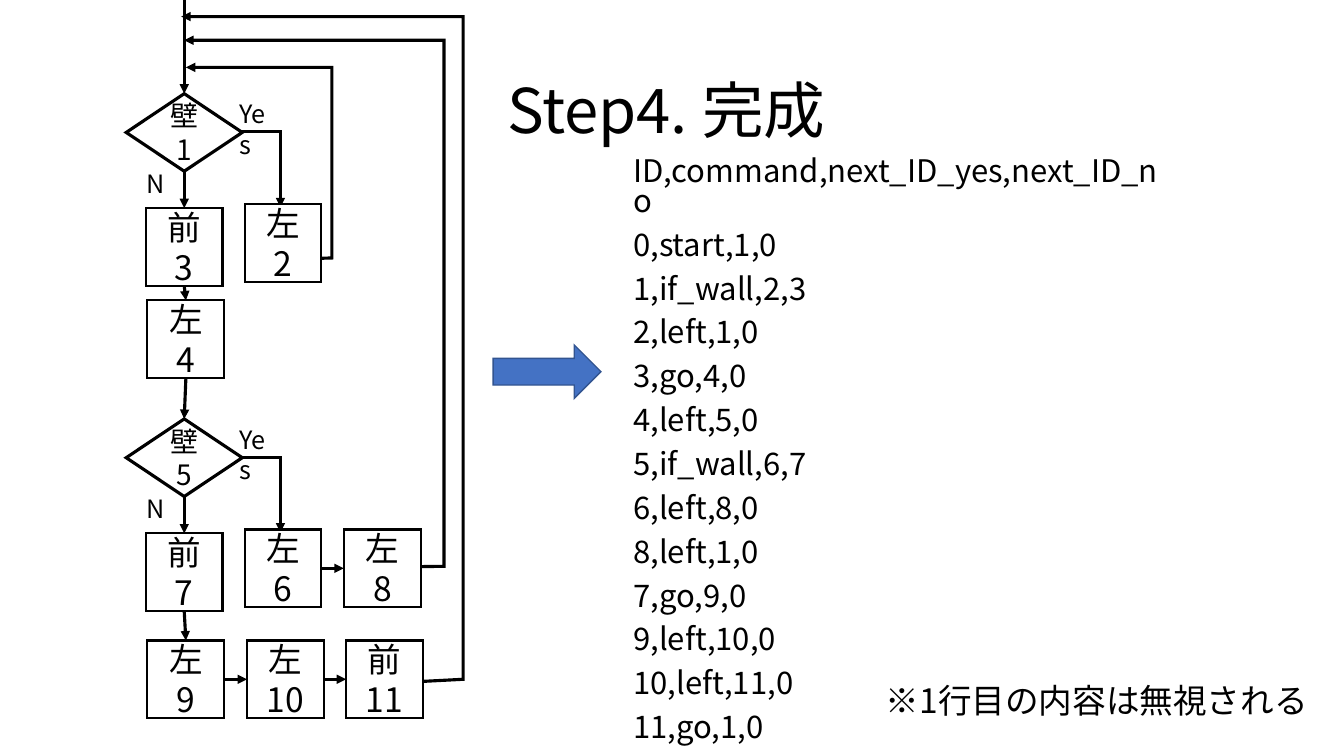
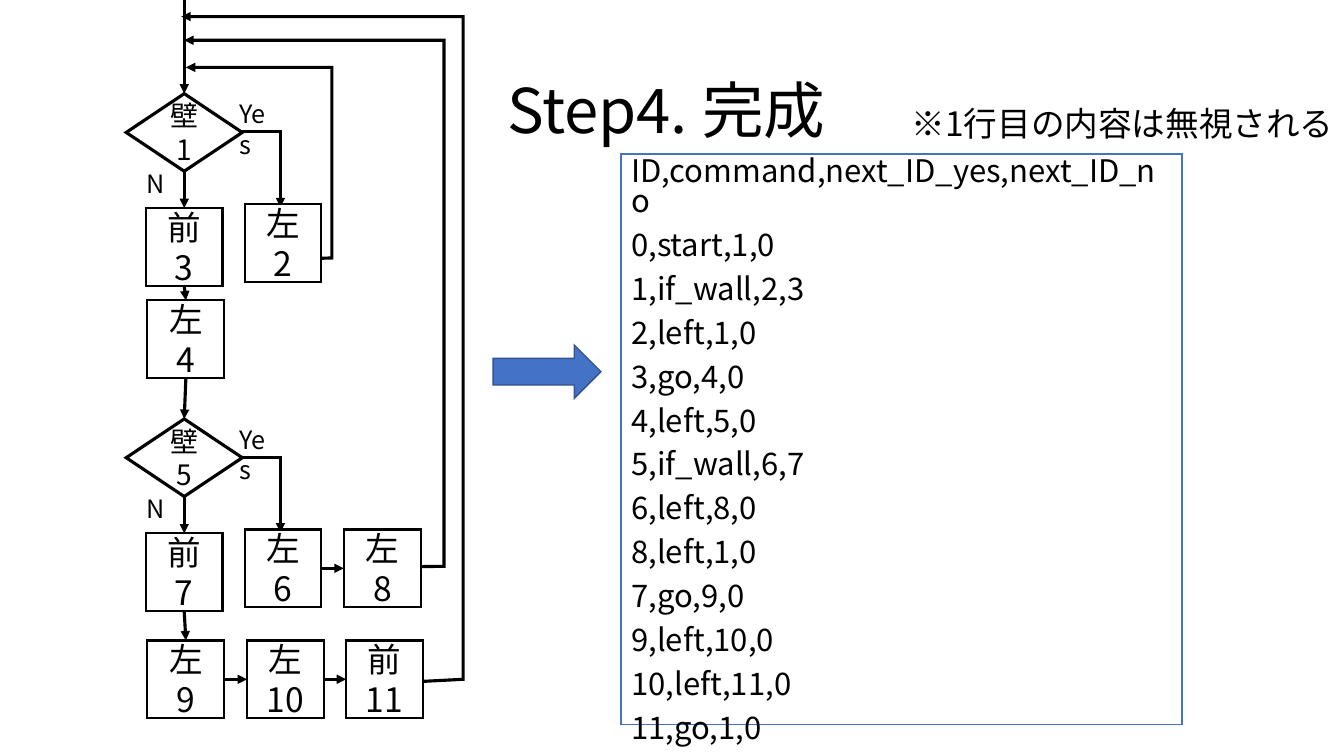
Before and after one commit to kuromunori/MazeExplorationGame, a slide deck: slide 6 of スライド等/自作スクリプト言語の書き方.pptx. Drawn at 1344x756 pixels with LibreOffice and Linux fonts; fonts in the diff are those of the drawing. Boxes give left, top, right and bottom in pixels: in the first picture for what was removed or moved away, otherwise in the second. Text is boxed around its words. In the diff, an @@ line names an element or a change of style, - is before the commit and + after.

Commit message:
change slides

```diff
--- a/スライド等/自作スクリプト言語の書き方.pptx
+++ b/スライド等/自作スクリプト言語の書き方.pptx
@@ text "※1行目の内容は無視される": place and size @@
-text "※1行目の内容は無視される" at (886, 684, 1308, 716)
+text "※1行目の内容は無視される" at (912, 107, 1334, 139)
@@ text "ID,command,next_ID_yes,next_ID_no": place and size @@
-text "ID,command,next_ID_yes,next_ID_no" at (633, 157, 1158, 746)
+text "ID,command,next_ID_yes,next_ID_no" at (621, 154, 1183, 725)
@@ text "ID,command,next_ID_yes,next_ID_no" at (621, 154, 1183, 725): fill none to #FFFFFF; outline none to #4472C4 1 pt @@
```
Also in this commit, not shown: 4 other slides changed, 4 other files.
